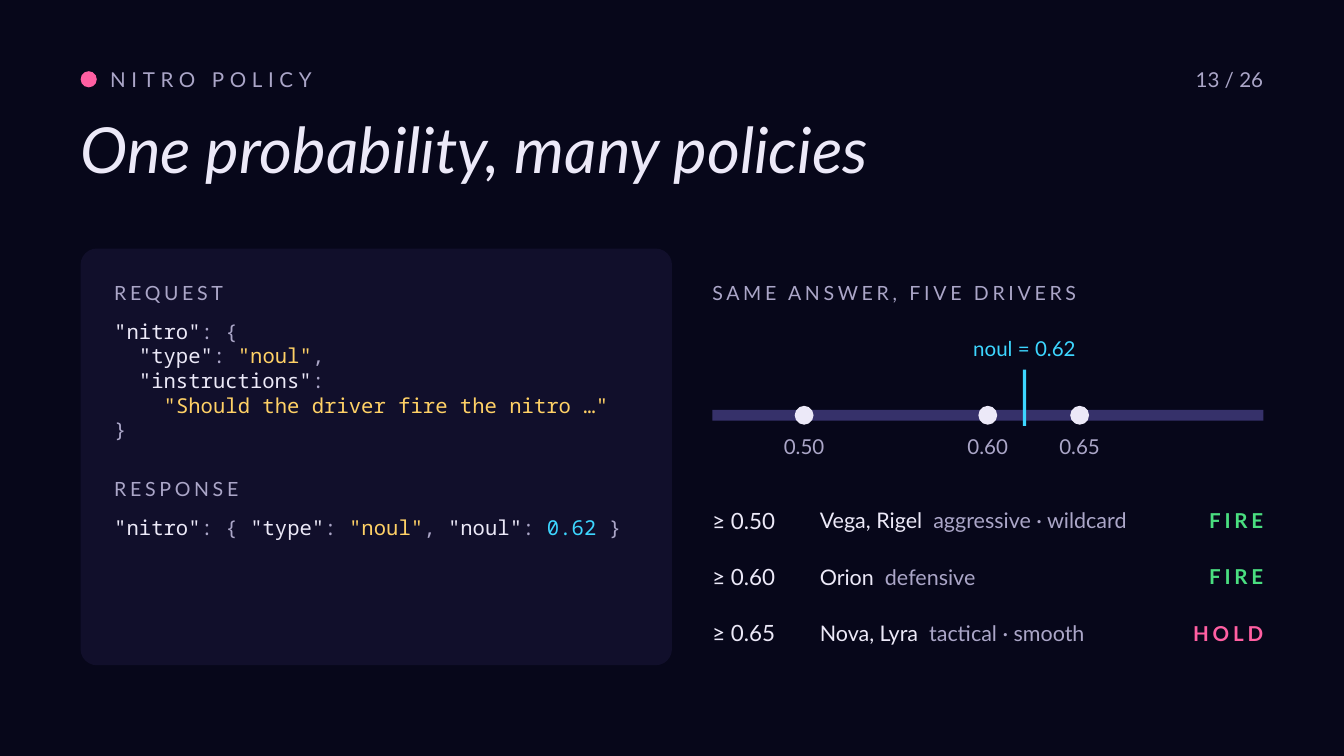
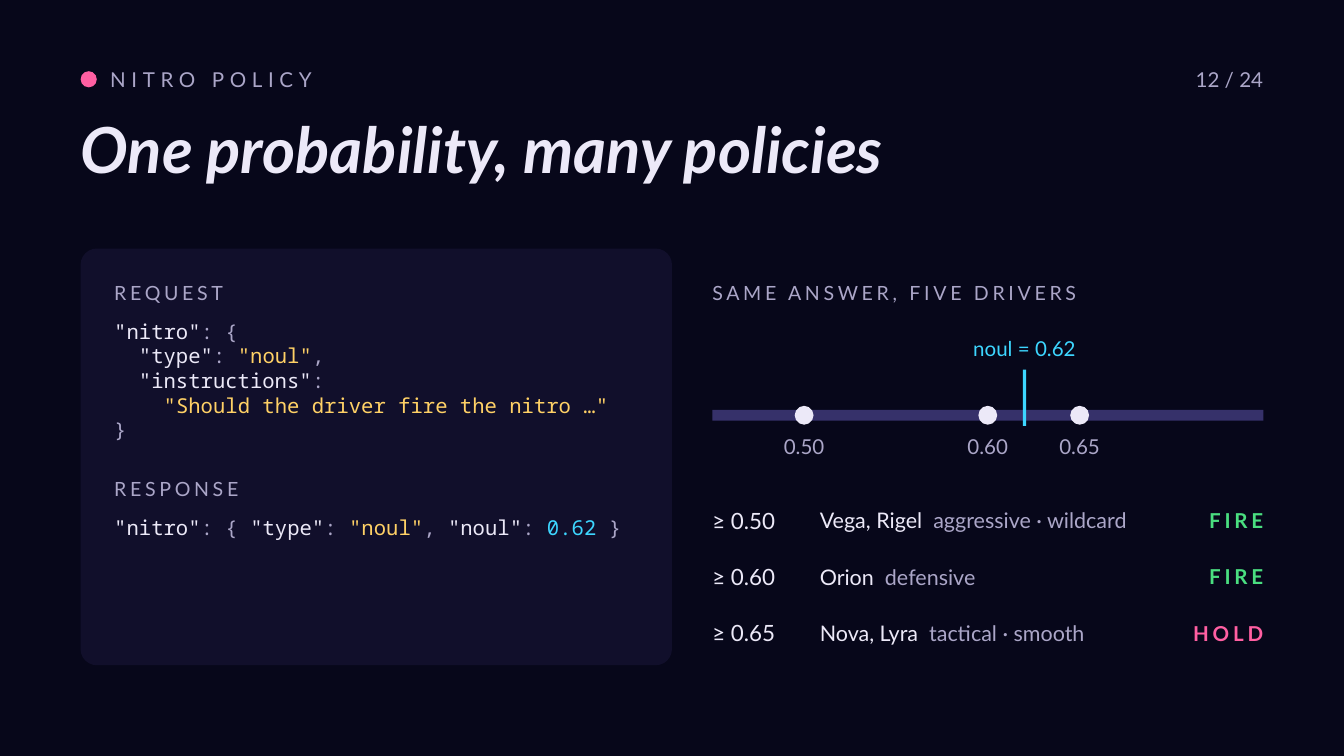
Before and after one commit to roryp/racing, a slide deck: slide 13 of docs/luna-gp-deck.pptx. Drawn at 1344x756 pixels with LibreOffice and Linux fonts; fonts in the diff are those of the drawing. Boxes give left, top, right and bottom in pixels: in the first picture for what was removed or moved away, otherwise in the second. Text is boxed around its words. In the diff, an @@ line names an element or a change of style, - is before the commit and + after.

```diff
--- a/docs/luna-gp-deck.pptx
+++ b/docs/luna-gp-deck.pptx
@@ text at [1196,72,1263,87]: text changed @@
-13 / 26
+12 / 24
@@ text "One probability, many policies" at [81,126,883,184]: bold on @@
```
Also in this commit, not shown: 22 other slides changed.
